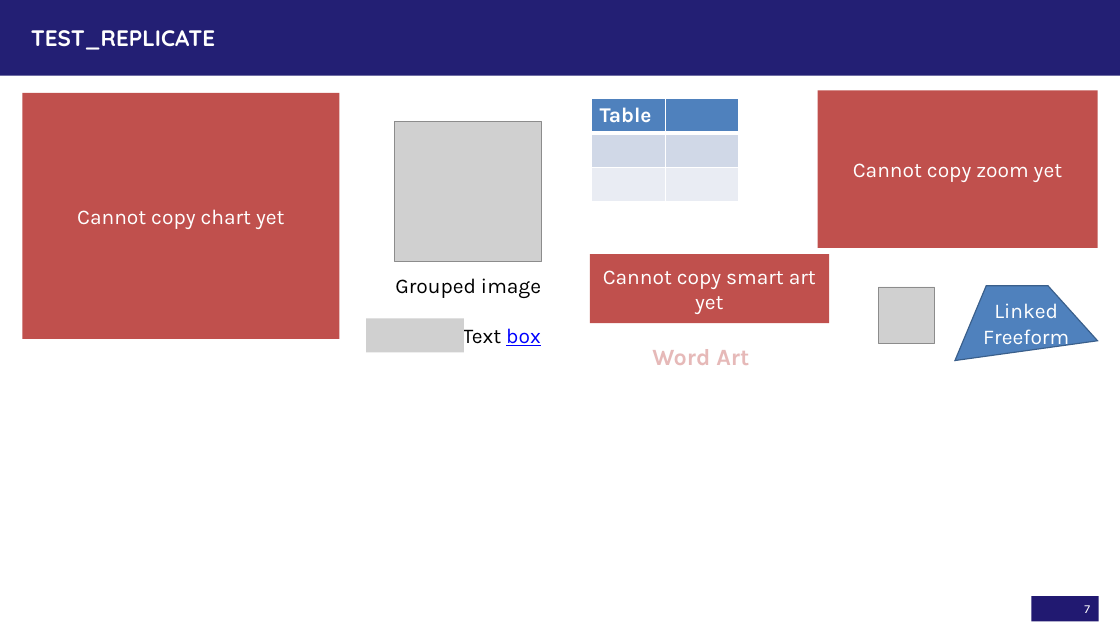
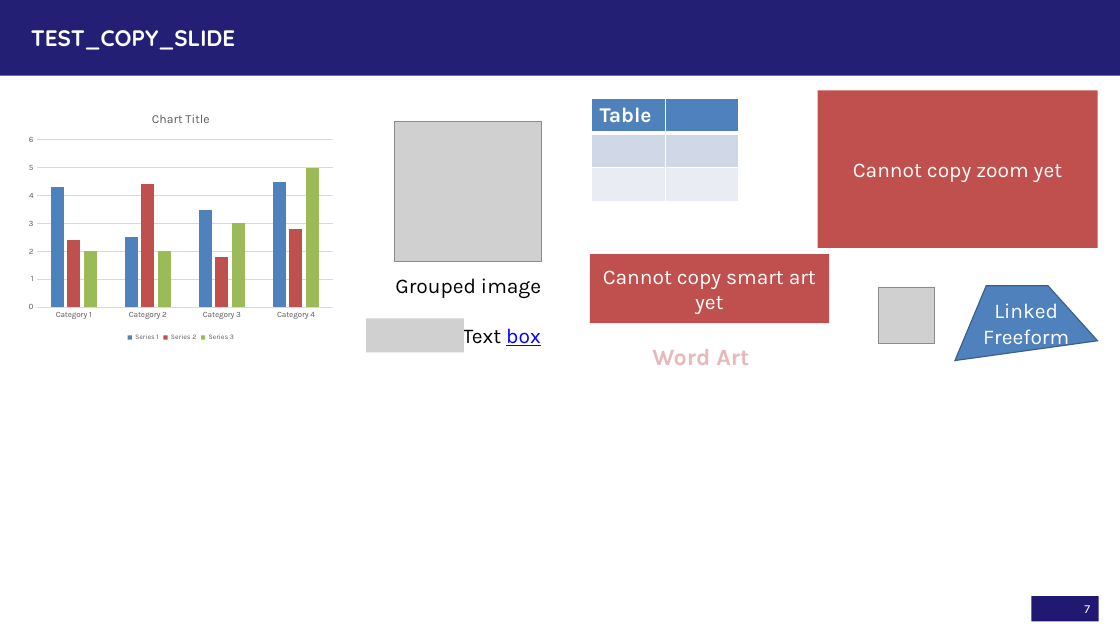
Before and after one commit to gramener/gramex, a slide deck: slide 7 of testlib/input2.pptx. Drawn at 1120x630 pixels with LibreOffice and Linux fonts; fonts in the diff are those of the drawing; grey boxes stand for pictures. Boxes give left, top, right and bottom in pixels: in the first picture for what was removed or moved away, otherwise in the second. Text is boxed around its words. In the diff, an @@ line names an element or a change of style, - is before the commit and + after.

Commit message:
ENH: Add chart-data: to PPTXHandler v2. Fixes #239

```diff
--- a/testlib/input2.pptx
+++ b/testlib/input2.pptx
@@ title at [31, 30, 235, 50]: text changed @@
-test_replicate
+test_copy_slide
@@ rectangle removed at [23, 93, 339, 339] @@
-Cannot copy chart yet
@@ column chart added at [23, 99, 339, 345] @@
+categories: Category 1, Category 2, Category 3, Category 4
+Series 1: 4.3, 2.5, 3.5, 4.5
+Series 2: 2.4, 4.4, 1.8, 2.8
+Series 3: 2, 2, 3, 5
```
Also in this commit, not shown: 1 slide added, 4 other files.
